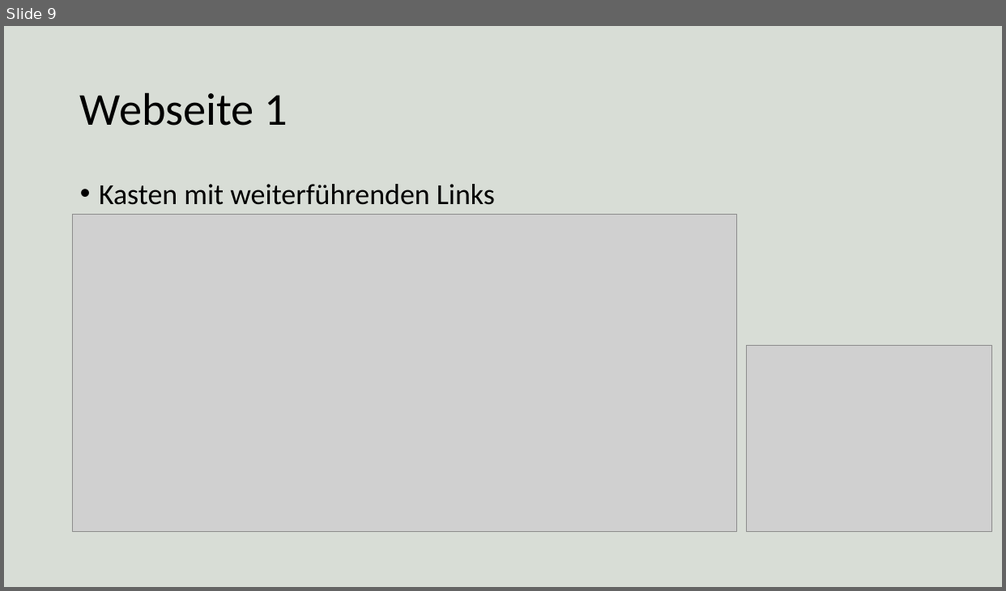
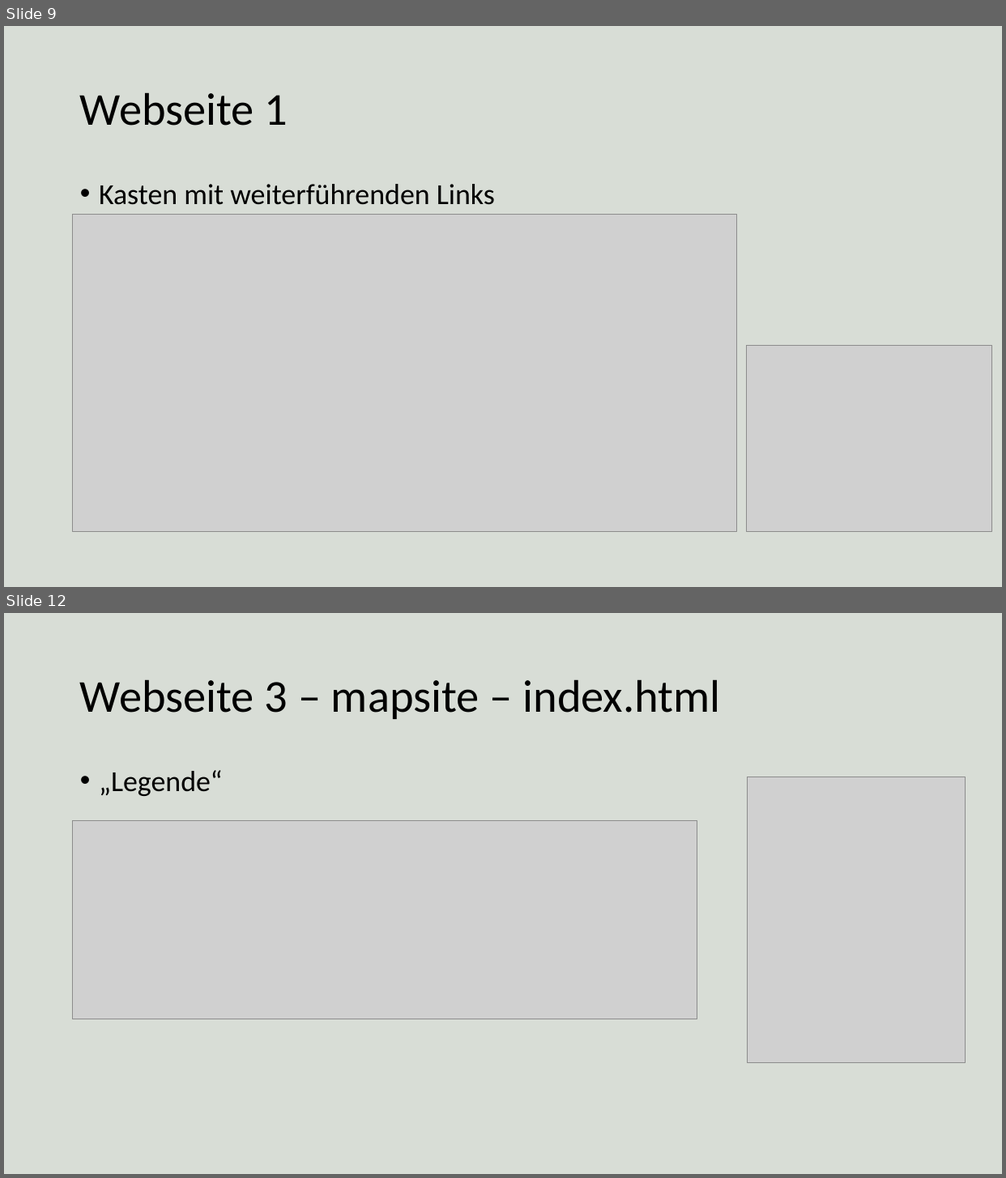
Before and after one commit to MoTouLaTirol/MoTouLaTirol.github.io, a slide deck: folien.pptx. Shown one above the other, each under a label of ours: slide 9 before the commit, slides 9 and 12 after it; the slides between them are not shown. The pictures are 1006x591 and 1006x1178 pixels, drawn with LibreOffice and Linux fonts; fonts in the diff are those of the drawing; grey boxes stand for pictures. Boxes give left, top, right and bottom in pixels: in the first picture for what was removed or moved away, otherwise in the second. Text is boxed around its words. In the diff, an @@ line names an element or a change of style, - is before the commit and + after.

```diff
--- a/folien.pptx
+++ b/folien.pptx
@@ slide 12 added at box(4, 613, 1002, 1174), background #3D5933 at 20% opacity @@
@@ title added at box(80, 679, 721, 719), 44 pt, text #000000 @@
+Webseite 3 – mapsite – index.html
@@ text added at box(99, 770, 223, 796), 28 pt, text #000000 @@
+• „Legende“
@@ picture added at box(748, 777, 965, 1063) @@
@@ picture added at box(73, 821, 697, 1020) @@
```
Also in this commit, not shown: 4 slides changed, 4 other slides added.
